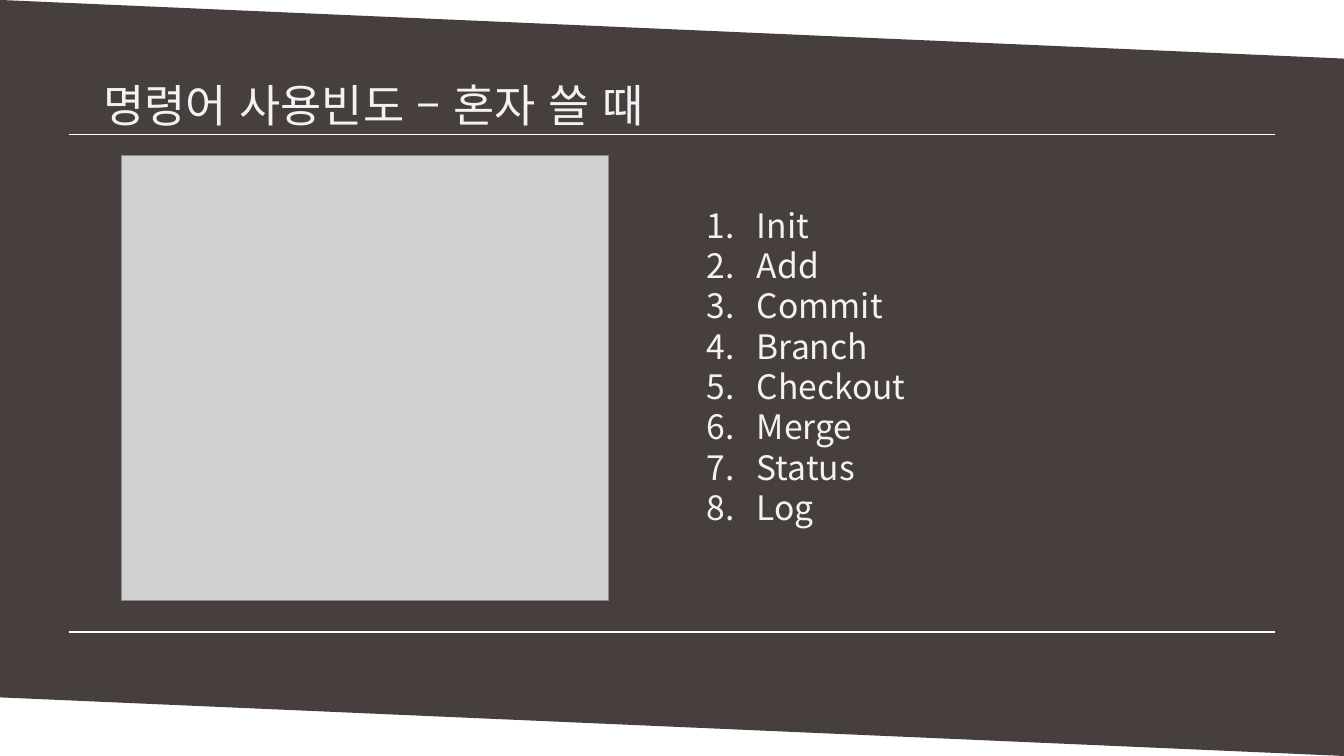
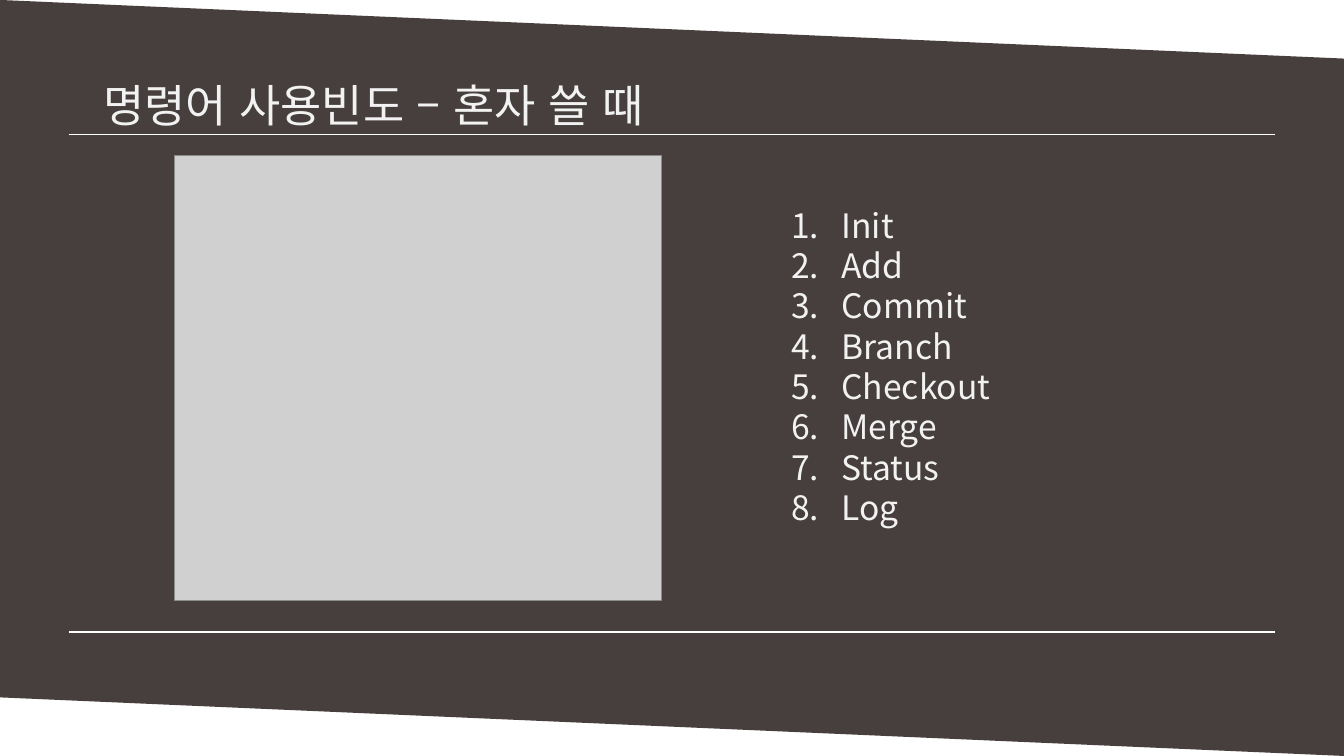
Before and after one commit to MinSikMoon/pptgit, a slide deck: slide 3 of git발표.pptx. Drawn at 1344x756 pixels with LibreOffice and Linux fonts; fonts in the diff are those of the drawing; grey boxes stand for pictures. Boxes give left, top, right and bottom in pixels: in the first picture for what was removed or moved away, otherwise in the second. Text is boxed around its words. In the diff, an @@ line names an element or a change of style, - is before the commit and + after.

```diff
--- a/git발표.pptx
+++ b/git발표.pptx
@@ picture: place and size @@
-picture at bbox=[122, 156, 609, 601]
+picture at bbox=[175, 156, 661, 601]
@@ text "Init": place and size @@
-text "Init" at bbox=[757, 212, 906, 529]
+text "Init" at bbox=[841, 212, 990, 529]
```
Also in this commit, not shown: 2 other slides changed, 1 slide added.
